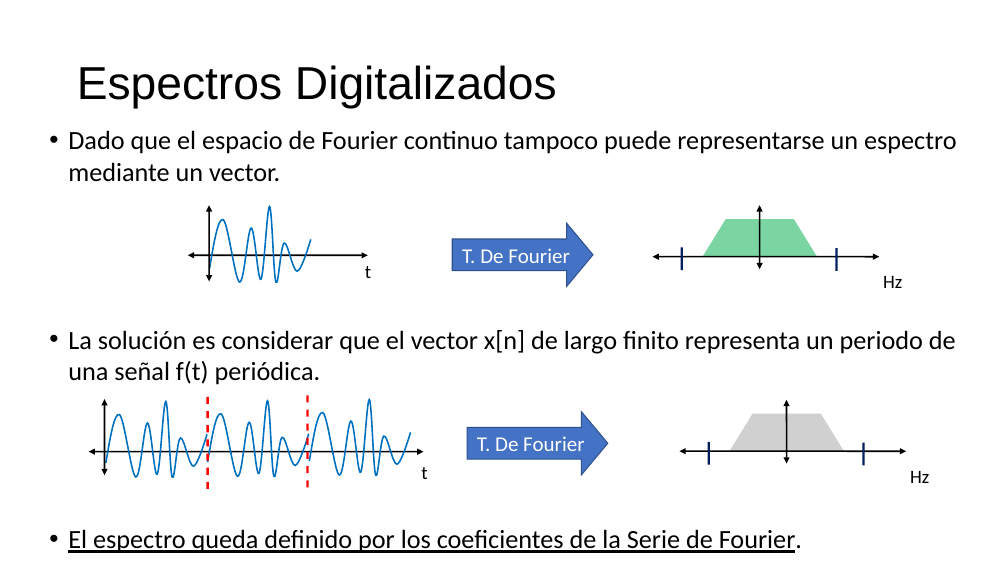
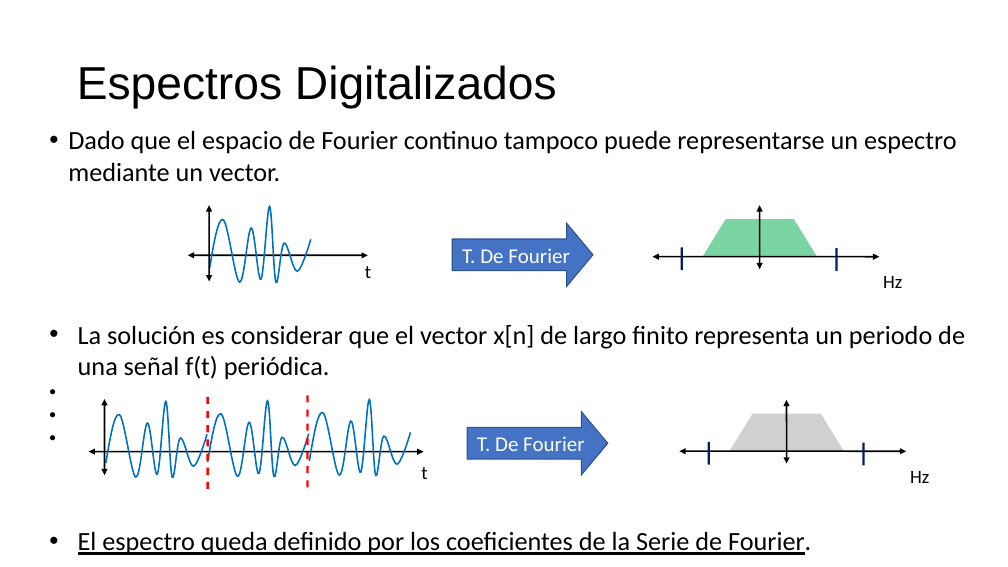
Before and after one commit to ferchaure/clase_wavelets, a slide deck: slide 11 of Introducción al Análisis Wavelet en Matlab.odp. Drawn at 1008x567 pixels with LibreOffice and Linux fonts; fonts in the diff are those of the drawing; grey boxes stand for pictures. Boxes give left, top, right and bottom in pixels: in the first picture for what was removed or moved away, otherwise in the second. Text is boxed around its words. In the diff, an @@ line names an element or a change of style, - is before the commit and + after.

```diff
--- a/Introducción al Análisis Wavelet en Matlab.odp
+++ b/Introducción al Análisis Wavelet en Matlab.odp
@@ free "La solución es considerar que ...": place and size @@
-free "La solución es considerar que ..." at bbox=[68, 130, 957, 553]
+free "La solución es considerar que ..." at bbox=[42, 315, 991, 453]
@@ free "La solución es considerar que ..." at bbox=[42, 315, 991, 453]: indent changed; less space between paragraphs @@
@@ free added at bbox=[42, 521, 991, 560], 25 pt, text #000000, underline @@
+• El espectro queda definido por los coeficientes de la Serie de Fourier.
@@ text in free at bbox=[68, 529, 802, 553]: paragraph removed @@
-• El espectro queda definido por los coeficientes de la Serie de Fourier.
```
Also in this commit, not shown: 18 other slides changed, 2 slides added, 1 slide removed.
